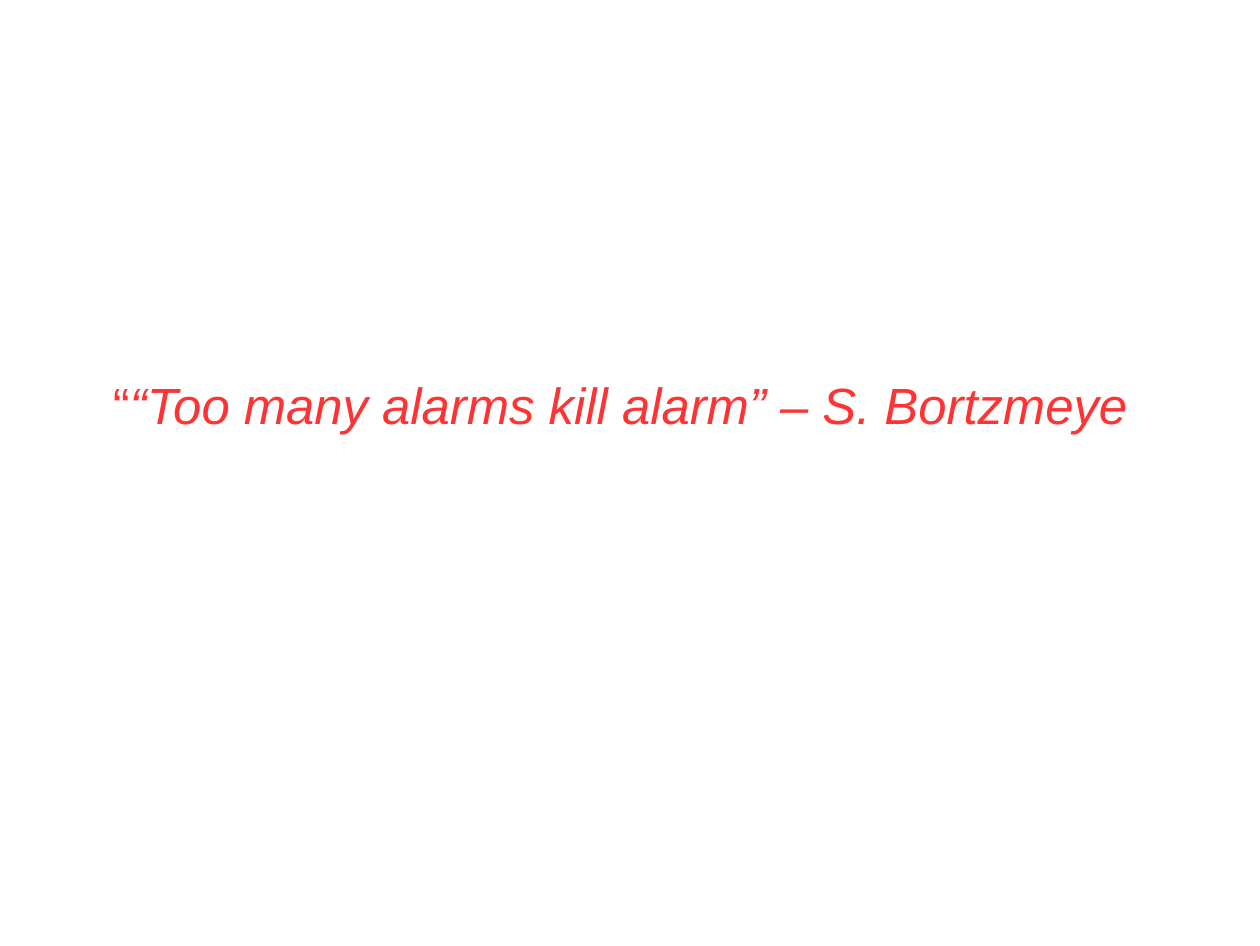
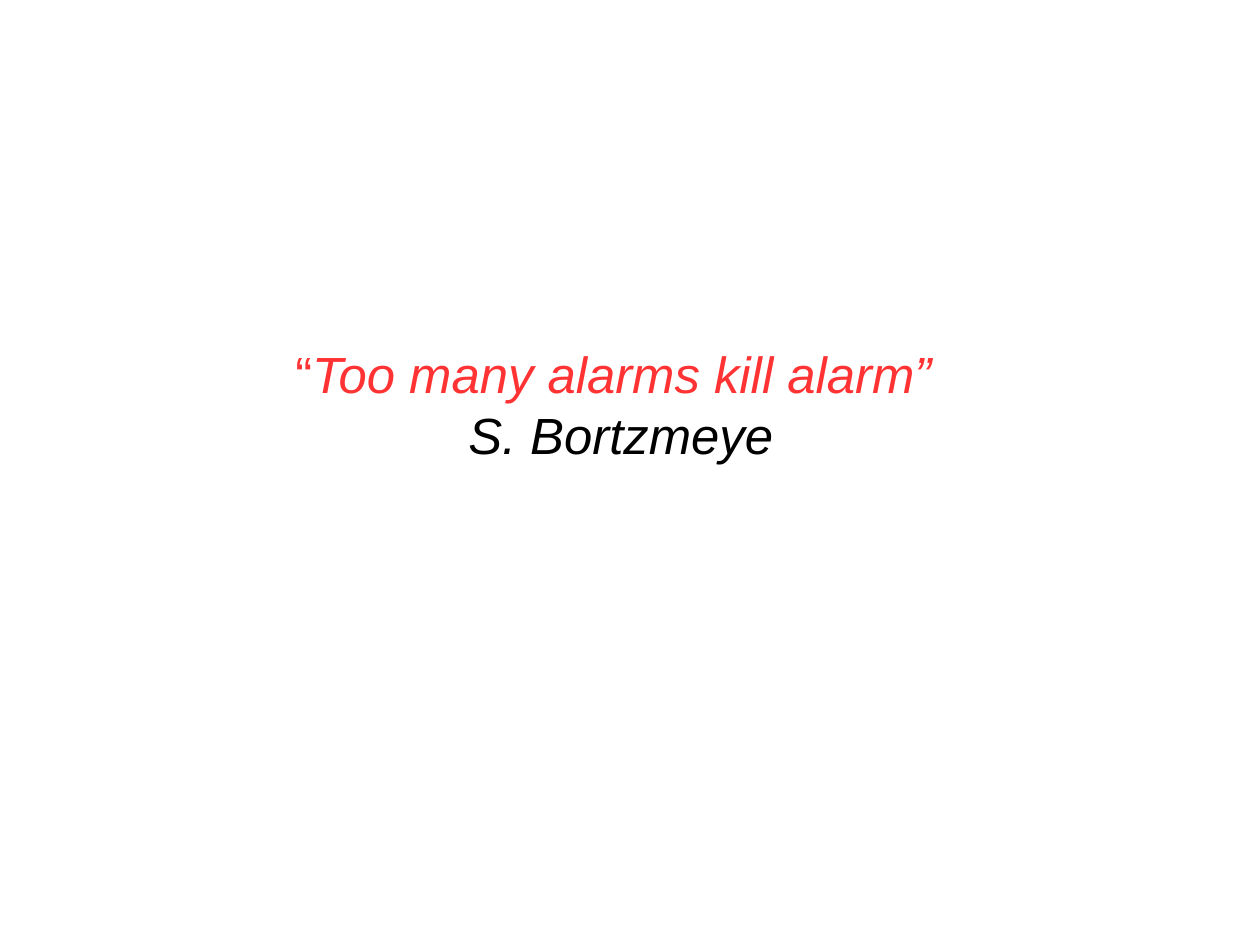
Before and after one commit to rchakode/realopinsight, a slide deck: slide 8 of doc/talks/rmll-2013.odp. Drawn at 1260x946 pixels with LibreOffice and Linux fonts; fonts in the diff are those of the drawing; background and template pictures are left out. Boxes give left, top, right and bottom in pixels: in the first picture for what was removed or moved away, otherwise in the second. Text is boxed around its words. In the diff, an @@ line names an element or a change of style, - is before the commit and + after.

```diff
--- a/doc/talks/rmll-2013.odp
+++ b/doc/talks/rmll-2013.odp
@@ subtitle at [295, 356, 931, 465]: text changed @@
-““Too many alarms kill alarm” – S. Bortzmeye
+“Too many alarms kill alarm”
+S. Bortzmeye
```
Also in this commit, not shown: 15 other slides changed, 7 slides added, 4 slides removed, 1 other file.
